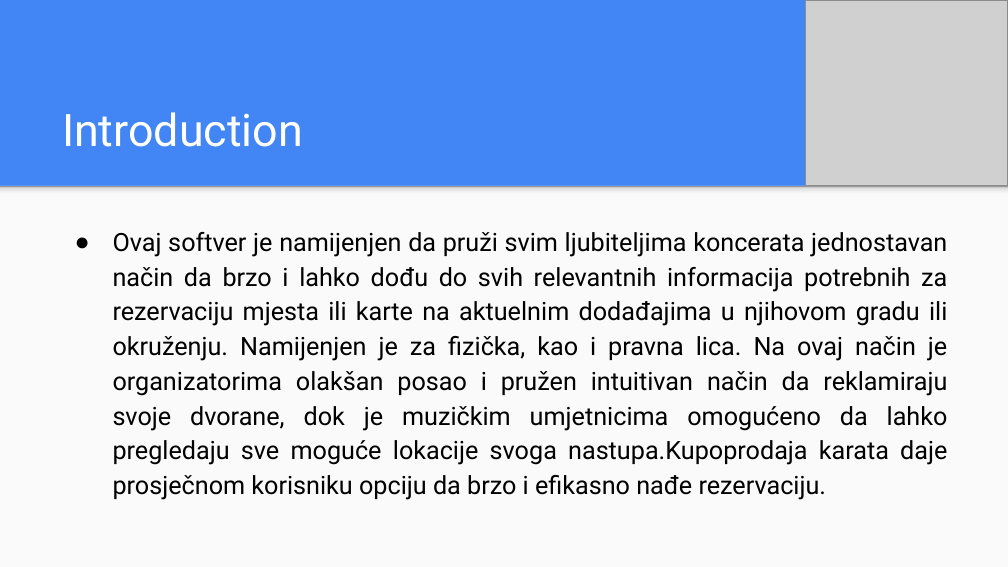
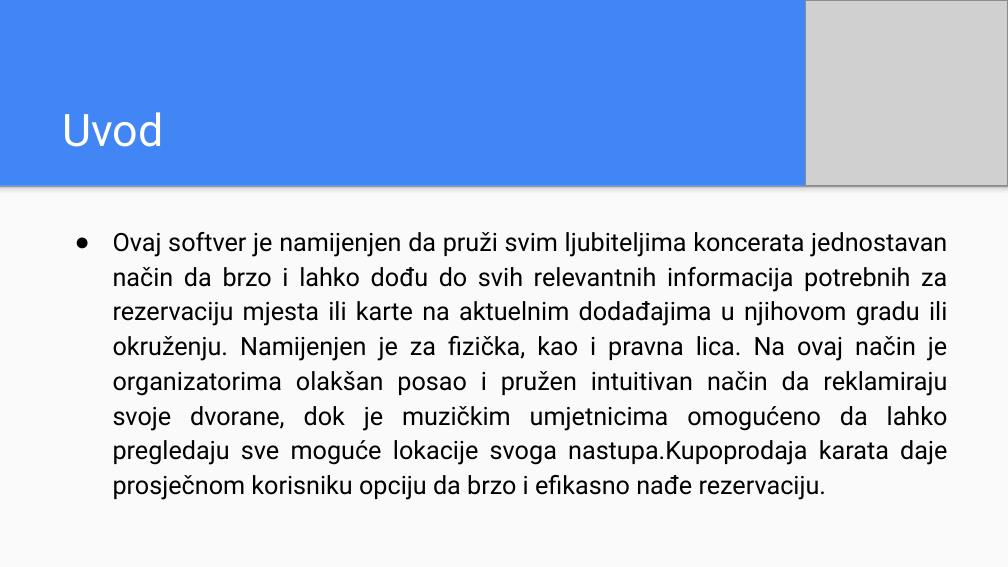
Before and after one commit to ebabic1/OOAD-G6-FAAME, a slide deck: slide 2 of Prezentacija/Prezentacija.pptx. Drawn at 1008x567 pixels with LibreOffice and Linux fonts; fonts in the diff are those of the drawing; grey boxes stand for pictures. Boxes give left, top, right and bottom in pixels: in the first picture for what was removed or moved away, otherwise in the second. Text is boxed around its words. In the diff, an @@ line names an element or a change of style, - is before the commit and + after.

```diff
--- a/Prezentacija/Prezentacija.pptx
+++ b/Prezentacija/Prezentacija.pptx
@@ title at [62,112,163,147]: text changed @@
-Introduction
+Uvod
```
Also in this commit, not shown: 12 other slides changed, 2 slides added.
